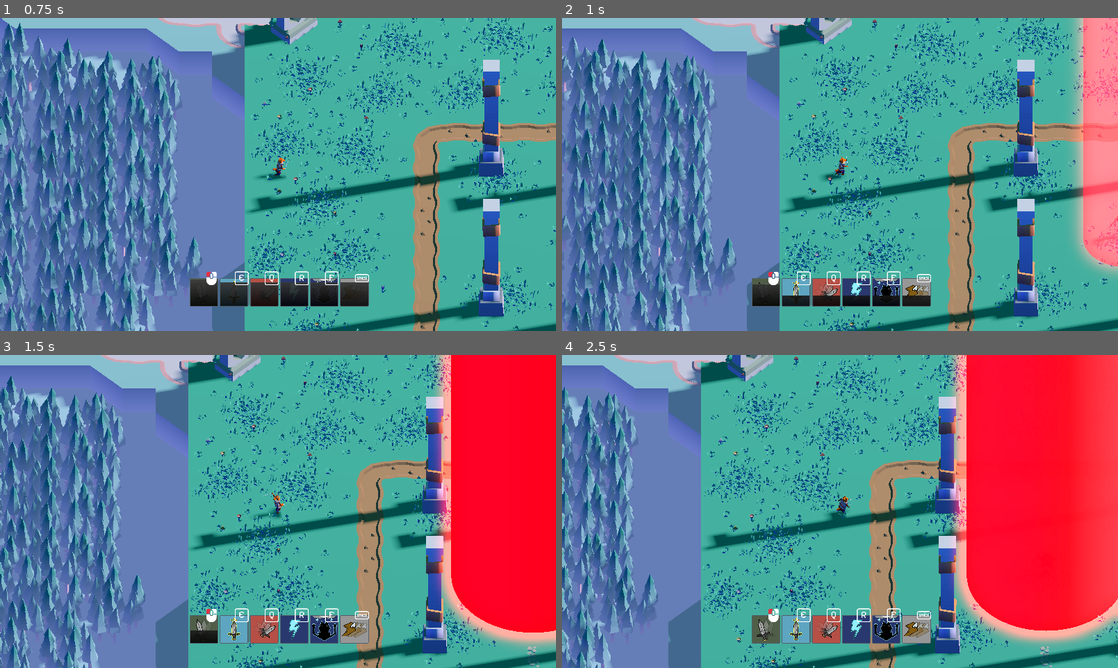
Above: before the commit, frames 1-4 (two rows, left to right).
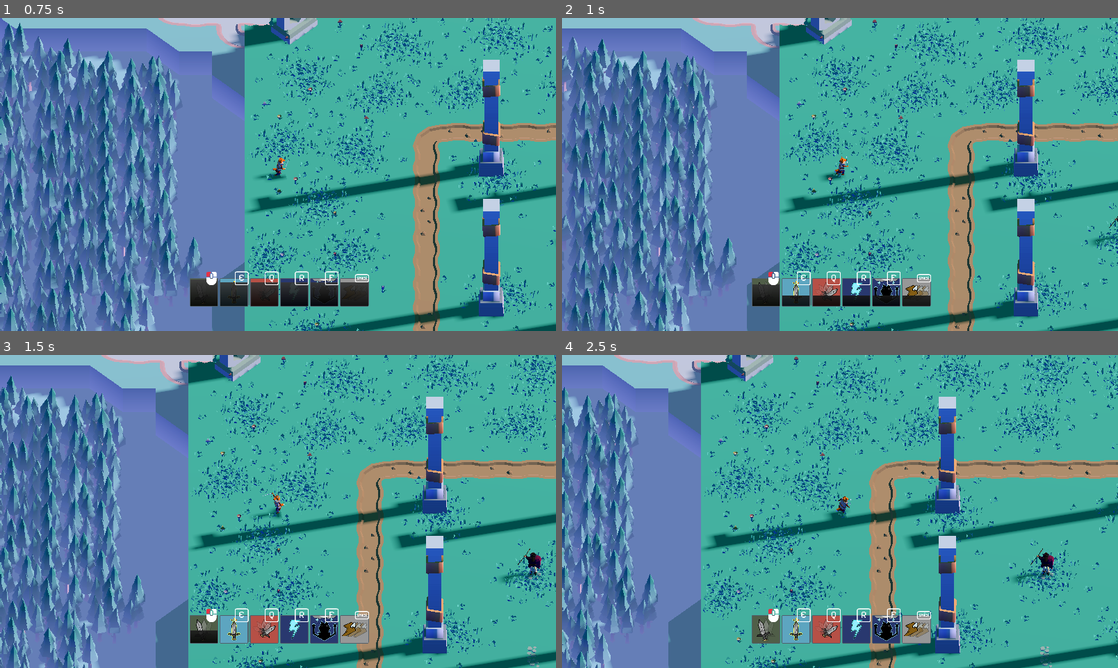
Above: after the commit, the same moments.

Repository: goobyspace/wild-jam
Game: Godot game, scene res://scenes/main.tscn
The game is run twice, just before and just after one commit, with the same random seed, the same clock (stepped at 60 frames per second) and the same inputs.
Inputs (mouse positions are in pixels of both pictures, inside the frame that each line leads up to):
- Up to frame 1 (0.75 s): tap Enter at 0.5 s; move the mouse to (400, 158) at 0.52 s; hold D (move_right) from 0.53 s (still down); hold Right mouse button (camera_drag) from 0.53 s (still down); click (400, 158) at 0.67 s
- Up to frame 2 (1 s): keep holding D (move_right); keep holding Right mouse button (camera_drag); tap Space at 0.77 s
- Up to frame 3 (1.5 s): release D (move_right) at 1.25 s; release Right mouse button (camera_drag) at 1.25 s; drag from (166, 527) to (250, 574) at 1.27 s
- Up to frame 4 (2.5 s): move the mouse to (895, 442) at 2.02 s; hold D (move_right) from 2.03 s (still down); hold Right mouse button (camera_drag) from 2.03 s (still down)

Frame 1 is identical in both runs. In frame 2, 6.6% of the frame differs, in the area x 91-100%, y 0-83%; in frame 3, 20%; in frame 4, 27%, in the area x 69-100%, y 0-93%.

Commit message:
Sound for Player Abilities

Diff:
--- a/default_bus_layout.tres
+++ b/default_bus_layout.tres
@@ -36,6 +36,13 @@
 room_size = 0.35
 damping = 0.3
 spread = 0.75
+
+[sub_resource type="AudioEffectReverb" id="AudioEffectReverb_5t1r3"]
+resource_name = "Reverb"
+room_size = 0.45
+damping = 0.15
+spread = 0.3
+wet = 0.1
 
 [resource]
 bus/0/volume_db = -0.130497
@@ -83,3 +90,11 @@
 bus/5/send = &"Master"
 bus/5/effect/0/effect = SubResource("AudioEffectReverb_j3pel")
 bus/5/effect/0/enabled = true
+bus/6/name = &"Thunderstrike"
+bus/6/solo = false
+bus/6/mute = false
+bus/6/bypass_fx = false
+bus/6/volume_db = 0.0
+bus/6/send = &"Master"
+bus/6/effect/0/effect = SubResource("AudioEffectReverb_5t1r3")
+bus/6/effect/0/enabled = true
--- a/scenes/enemy.tscn
+++ b/scenes/enemy.tscn
@@ -189,7 +189,7 @@
 
 [node name="attack_controller" type="Node" parent="." node_paths=PackedStringArray("attacks")]
 script = ExtResource("1_7p1mj")
-attacks = [NodePath("explosion")]
+attacks = [null]
 
 [node name="explosion" type="Node" parent="attack_controller" node_paths=PackedStringArray("boss_animations", "audio_player")]
 script = ExtResource("2_md0e3")
--- a/scenes/player.tscn
+++ b/scenes/player.tscn
@@ -1,7 +1,8 @@
-[gd_scene load_steps=64 format=3 uid="uid://ccmmifktpgjib"]
+[gd_scene load_steps=69 format=3 uid="uid://ccmmifktpgjib"]
 
 [ext_resource type="Script" uid="uid://b6mge7o3yiv0u" path="res://scripts/player/movement/player_movement.gd" id="1_4flbx"]
 [ext_resource type="Script" uid="uid://bj3a4q0fcalg4" path="res://scripts/hp.gd" id="2_g2els"]
+[ext_resource type="Script" uid="uid://t8hdm25fnidd" path="res://scripts/audio/universal_audio.gd" id="2_gl8cc"]
 [ext_resource type="Script" uid="uid://cbwmm7hsi6ade" path="res://scripts/player/hp/hp_bar.gd" id="2_qhqgy"]
 [ext_resource type="PackedScene" uid="uid://be2nf424vokic" path="res://assets/models/characters/fox_knight.gltf" id="6_tuyoq"]
 [ext_resource type="Texture2D" uid="uid://dsab3mebvhwsm" path="res://assets/ui/ability_icons/dash.png" id="6_wnwbv"]
@@ -9,6 +10,7 @@
 [ext_resource type="PackedScene" uid="uid://c5pmsswu5f7bf" path="res://scripts/player/abilities/weapons/sword/sword_main.tscn" id="7_d2wvv"]
 [ext_resource type="Animation" uid="uid://upcxm4b2g5a4" path="res://assets/models/characters/animations/tpose.res" id="7_y4r1p"]
 [ext_resource type="Script" uid="uid://ddjqahwbx1afm" path="res://scripts/player/abilities/dash/main_dash.gd" id="8_3v2ag"]
+[ext_resource type="AudioStream" uid="uid://c18pd7cdjpqmp" path="res://assets/sounds/dashroll.wav" id="8_487ah"]
 [ext_resource type="Animation" uid="uid://qixm0x3wvrbs" path="res://assets/models/characters/animations/run forward.res" id="8_d2wvv"]
 [ext_resource type="Animation" uid="uid://7ba1wfxtesni" path="res://assets/models/characters/animations/idle.res" id="9_3v2ag"]
 [ext_resource type="Animation" uid="uid://b8iswqochcsyt" path="res://assets/models/characters/animations/attack.res" id="10_jej6c"]
@@ -30,7 +32,10 @@
 [ext_resource type="Texture2D" uid="uid://dxo6mihwh08kh" path="res://assets/ui/ability_icons/lunge.png" id="23_pf23h"]
 [ext_resource type="Texture2D" uid="uid://wjbv2jo8dnbp" path="res://assets/ui/ability_icons/thunder.png" id="24_31cv2"]
 [ext_resource type="PackedScene" uid="uid://dtiju5n5lgk81" path="res://scripts/player/abilities/magic/thunder/lightningbolt.tscn" id="24_ke2ow"]
+[ext_resource type="AudioStream" uid="uid://ds32s1qxqd1tr" path="res://assets/sounds/swordattack.wav" id="25_md1ol"]
 [ext_resource type="Texture2D" uid="uid://rqgsas06urgw" path="res://assets/ui/ability_icons/thunderstrike.png" id="25_ujl30"]
+[ext_resource type="AudioStream" uid="uid://ddbnobj70tt7g" path="res://assets/sounds/lightningbolt.ogg" id="32_jc3p3"]
+[ext_resource type="AudioStream" uid="uid://cfxst2atav61" path="res://assets/sounds/thunderstrike.wav" id="34_bj30b"]
 
 [sub_resource type="ViewportTexture" id="ViewportTexture_3vyb7"]
 viewport_path = NodePath("SubViewport")
@@ -247,6 +252,12 @@
 model = NodePath("model")
 animation_tree = NodePath("AnimationTree")
 
+[node name="PlayerSounds" type="AudioStreamPlayer" parent="."]
+script = ExtResource("2_gl8cc")
+
+[node name="ThunderstrikeAudio" type="AudioStreamPlayer" parent="."]
+script = ExtResource("2_gl8cc")
+
 [node name="AudioListener3D" type="AudioListener3D" parent="."]
 transform = Transform3D(-1, -8.74228e-08, 0, 8.74228e-08, -1, 0, 0, 0, 1, 0, 0, 0)
 
@@ -287,7 +298,7 @@
 script = ExtResource("6_y4r1p")
 abilities = [NodePath("../model/sword_main"), NodePath("../model/lunge"), NodePath("../model/spin"), NodePath("../model/lightningbolt"), NodePath("../model/thunderstrike"), NodePath("dash")]
 
-[node name="dash" type="Node" parent="attack_controller" node_paths=PackedStringArray("collision", "health_bar", "character", "animation_tree")]
+[node name="dash" type="Node" parent="attack_controller" node_paths=PackedStringArray("collision", "health_bar", "character", "animation_tree", "audio_player")]
 script = ExtResource("8_3v2ag")
 collision = NodePath("../../CollisionShape3D")
 health_bar = NodePath("../../health_bar")
@@ -297,6 +308,9 @@
 animation = 1
 icon = ExtResource("6_wnwbv")
 keybind = SubResource("InputEventAction_ke2ow")
+audio_track = ExtResource("8_487ah")
+audio_player = NodePath("../../PlayerSounds")
+volume_db = 5.0
 
 [node name="model" parent="." instance=ExtResource("6_tuyoq")]
 transform = Transform3D(0.3, 0, 0, 0, 0.3, 0, 0, 0, 0.3, 0, 0, 0)
@@ -309,13 +323,16 @@
 autoplay = "player/idle"
 playback_default_blend_time = 0.5
 
-[node name="sword_main" parent="model" node_paths=PackedStringArray("animation_tree") instance=ExtResource("7_d2wvv")]
+[node name="sword_main" parent="model" node_paths=PackedStringArray("animation_tree", "audio_player") instance=ExtResource("7_d2wvv")]
 transform = Transform3D(2.22222, 0, -2.98023e-08, 0, 2.22222, 0, 2.98023e-08, 0, 2.22222, 0, 0, 0)
 animation_tree = NodePath("../../AnimationTree")
 icon = ExtResource("21_wqfne")
 keybind = SubResource("InputEventAction_ujl30")
-
-[node name="spin" parent="model" node_paths=PackedStringArray("character", "animation_tree") instance=ExtResource("21_a38lo")]
+audio_track = ExtResource("25_md1ol")
+audio_player = NodePath("../../PlayerSounds")
+volume_db = -4.0
+
+[node name="spin" parent="model" node_paths=PackedStringArray("character", "animation_tree", "audio_player") instance=ExtResource("21_a38lo")]
 hits = 8
 active_time = 2.0
 character = NodePath("../..")
@@ -323,28 +340,43 @@
 animation_tree = NodePath("../../AnimationTree")
 icon = ExtResource("22_dt7fs")
 keybind = SubResource("InputEventAction_31cv2")
-
-[node name="lunge" parent="model" node_paths=PackedStringArray("character", "animation_tree") instance=ExtResource("22_4ni07")]
+audio_track = ExtResource("25_md1ol")
+audio_player = NodePath("../../PlayerSounds")
+volume_db = -3.0
+
+[node name="lunge" parent="model" node_paths=PackedStringArray("character", "animation_tree", "audio_player") instance=ExtResource("22_4ni07")]
 character = NodePath("../..")
 ability_cooldown = 6.0
 animation_tree = NodePath("../../AnimationTree")
 animation = 3
 icon = ExtResource("23_pf23h")
 keybind = SubResource("InputEventAction_pf23h")
-
-[node name="lightningbolt" parent="model" node_paths=PackedStringArray("character", "animation_tree") instance=ExtResource("24_ke2ow")]
+audio_track = ExtResource("25_md1ol")
+audio_player = NodePath("../../PlayerSounds")
+volume_db = -2.0
+audio_bus = "Fireball"
+
+[node name="lightningbolt" parent="model" node_paths=PackedStringArray("character", "animation_tree", "audio_player") instance=ExtResource("24_ke2ow")]
 character = NodePath("../..")
 animation_tree = NodePath("../../AnimationTree")
 icon = ExtResource("24_31cv2")
 keybind = SubResource("InputEventAction_dt7fs")
-
-[node name="thunderstrike" parent="model" node_paths=PackedStringArray("character", "animation_tree") instance=ExtResource("23_l71n6")]
+audio_track = ExtResource("32_jc3p3")
+audio_player = NodePath("../../PlayerSounds")
+volume_db = -6.0
+audio_bus = "Fireball"
+
+[node name="thunderstrike" parent="model" node_paths=PackedStringArray("character", "animation_tree", "audio_player") instance=ExtResource("23_l71n6")]
 stun_time = 1.4
 character = NodePath("../..")
 ability_cooldown = 1.0
 animation_tree = NodePath("../../AnimationTree")
 icon = ExtResource("25_ujl30")
 keybind = SubResource("InputEventAction_wqfne")
+audio_track = ExtResource("34_bj30b")
+audio_player = NodePath("../../ThunderstrikeAudio")
+volume_db = -8.0
+audio_bus = "Thunderstrike"
 
 [node name="AnimationTree" type="AnimationTree" parent="."]
 root_node = NodePath("../model")
--- a/scripts/player/abilities/dash/main_dash.gd
+++ b/scripts/player/abilities/dash/main_dash.gd
@@ -18,6 +18,9 @@
 	health_bar.visible = !health_bar.visible
 
 func _on_use() -> bool:
+	if audio_player and audio_track:
+		audio_player.play_audio(audio_track, volume_db, audio_start)
+		audio_player.bus = audio_bus
 	play_animation()
 	setDashCollision()
 	character.set_direction(dash_direction, dash_speed, dash_duration, true)
--- a/scripts/player/abilities/magic/thunder/lightningbolt.gd
+++ b/scripts/player/abilities/magic/thunder/lightningbolt.gd
@@ -23,6 +23,9 @@
 
 func _on_use() -> bool:
 	play_animation()
+	if audio_player and audio_track:
+		audio_player.play_audio(audio_track, volume_db, audio_start)
+		audio_player.bus = audio_bus
 	character.adjust_speed(character.speed / 2, startup_time)
 
 	await get_tree().create_timer(startup_time).timeout
--- a/scripts/player/abilities/magic/thunder/thunderstrike.gd
+++ b/scripts/player/abilities/magic/thunder/thunderstrike.gd
@@ -54,6 +54,9 @@
 
 func _on_use() -> bool:
 	activate_hitbox()
+	if audio_player and audio_track:
+		audio_player.play_audio(audio_track, volume_db, audio_start)
+		audio_player.bus = audio_bus
 	play_animation()
 	character.lock_movement(stun_time)
 	material.albedo_color = thunder_color
--- a/scripts/player/abilities/player_ability.gd
+++ b/scripts/player/abilities/player_ability.gd
@@ -7,6 +7,11 @@
 @export var keybind: InputEventAction
 @export var area_hitbox: Area3D
 @export var damage: int = 3
+@export var audio_track: AudioStream
+@export var audio_player: UniversalAudioPlayer
+@export var volume_db: float = 0.0
+@export var audio_start: float = 0.0
+@export var audio_bus: String = "SFX"
 
 signal ability_used(ability: PlayerAbility)
 
@@ -35,6 +40,11 @@
 	await get_tree().create_timer(0).timeout
 	return true
 
+func play_ability_audio() -> void:
+	if audio_player and audio_track:
+		audio_player.play_audio(audio_track, volume_db, audio_start)
+		audio_player.bus = audio_bus
+
 func play_animation() -> void:
 	if animation_tree:
 		animation_tree.execute_action_animation(animation)
--- a/scripts/player/abilities/weapons/sword/lunge.gd
+++ b/scripts/player/abilities/weapons/sword/lunge.gd
@@ -3,6 +3,10 @@
 @export var active_time: float = 0.5
 @export var lock_time: float = 0.7
 @export var character: Node3D
+@export var lightning_bolt_sound: AudioStream
+
+var lightning_sound = preload("res://assets/sounds/lightningbolt.ogg")
+var sword_sound = preload("res://assets/sounds/swordattack.wav")
 
 func _ready() -> void:
 	if area_hitbox == null:
@@ -23,9 +27,27 @@
 
 func _on_use() -> bool:
 	play_animation()
+	play_combined_audio()
 	activate_hitbox()
 	character.lock_movement(lock_time)
 	await get_tree().create_timer(active_time).timeout
 	area_hitbox.monitoring = false
 	await get_tree().create_timer(lock_time - active_time).timeout
 	return true
+
+func play_combined_audio() -> void:
+	if audio_player:
+		# First play the main audio track (sword sound)
+		if audio_track:
+			print("Playing main audio track")
+			audio_player.play_audio(audio_track, volume_db, audio_start)
+			audio_player.bus = audio_bus
+
+		# Short delay
+		await get_tree().create_timer(0.20).timeout
+
+		# Then play the lightning sound
+		if lightning_sound:
+			print("Playing lightning sound")
+			audio_player.play_audio(lightning_sound, volume_db - 2.0, 0.0)
+			audio_player.bus = audio_bus
--- a/scripts/player/abilities/weapons/sword/main.gd
+++ b/scripts/player/abilities/weapons/sword/main.gd
@@ -16,6 +16,9 @@
 		health_node.take_damage(damage)
 
 func _on_use() -> bool:
+	if audio_player and audio_track:
+		audio_player.play_audio(audio_track, volume_db, audio_start)
+		audio_player.bus = audio_bus
 	play_animation()
 	activate_hitbox()
 	await get_tree().create_timer(active_time).timeout
--- a/scripts/player/abilities/weapons/sword/spin.gd
+++ b/scripts/player/abilities/weapons/sword/spin.gd
@@ -4,6 +4,7 @@
 @export var spin_speed: float = 8.0
 @export var active_time: float = 0.5
 @export var character: Node3D
+@export var sound_repeat_count: int = 4
 
 func _ready() -> void:
 	super._ready()
@@ -22,6 +23,7 @@
 	var tween_start = get_tree().create_tween()
 	tween_start.tween_method(func(blend): animation_tree.set_blend_action_animation(PlayerAnimations.ActionAnimations.spin, blend), 0.0, 1.0, 0.1)
 	tween_start.tween_method(func(speed): character.adjust_speed(speed, active_time), character.speed, spin_speed, 0.1)
+	play_repeating_sounds()
 	for i in range(hits):
 		activate_hitbox()
 		await get_tree().create_timer(active_time / hits).timeout
@@ -30,3 +32,20 @@
 	tween_end.tween_method(func(blend): animation_tree.set_blend_action_animation(PlayerAnimations.ActionAnimations.spin, blend), 1.0, 0.0, 0.3)
 	await tween_end.finished
 	return true
+
+func play_repeating_sounds() -> void:
+	if audio_player and audio_track:
+		var sound_interval = active_time / sound_repeat_count
+
+		play_sounds_with_interval(sound_interval, sound_repeat_count)
+
+# Async function that plays sounds at intervals
+func play_sounds_with_interval(interval: float, count: int) -> void:
+	for i in range(count):
+		# Vary volume slightly for each swing to sound more natural
+		var vol_variation = randf_range(-2.0, 1.0)
+		audio_player.play_audio(audio_track, volume_db + vol_variation, audio_start)
+		audio_player.bus = audio_bus
+
+		if i < count - 1:  # Don't wait after the last sound
+			await get_tree().create_timer(interval).timeout
Not shown, added: assets/sounds/dashroll.wav.import
Not shown, added: assets/sounds/lightningbolt.ogg.import
Not shown, added: assets/sounds/swordattack.wav.import
Not shown, added: assets/sounds/thunderstrike.wav.import
Not shown: 1 places in default_bus_layout.tres that only renumber resources
Not shown, added: assets/sounds/dashroll.wav
Not shown, added: assets/sounds/lightningbolt.ogg
Not shown, added: assets/sounds/swordattack.wav
Not shown, added: assets/sounds/thunderstrike.wav
